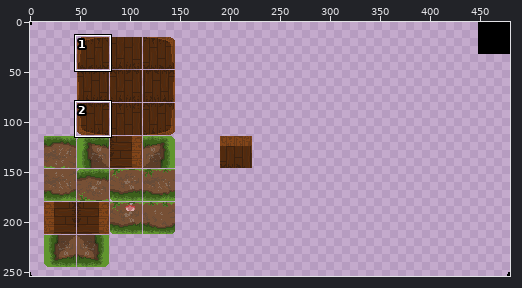
File history of a pixel-art file, Assets/Sprites/tilemap/tilemap2.aseprite. Above: a wide view before the commit, with the close-up outlined.
Close-up. Before the commit:
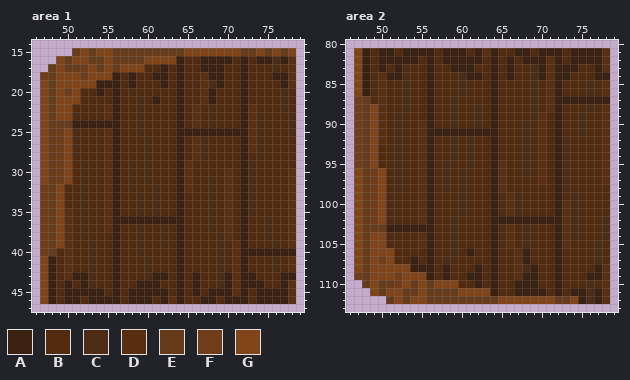
480x254 pixels, 1 frame. Colours within 5 levels of each other are drawn and written as one. Shown: area 1: x 46..79, y 14..47; area 2: x 46..79, y 80..113. The commit also changed other parts of the picture, which this record leaves out.
Palette (. is transparent): A #3a2110  B #522a0e  C #4c2c15  D #592e10  E #673a1a  F #6f3d19  G #824519
Pixels before, area 1, first column x 47:
15 ....EGEGGEEEEEEEEEGGGGGGGEEGEGEG
16 ..GEGGEEGEEEEGGGGABBAAAABABAACAD
17 .EGEEFGEGEGGGBBABABBAAABBABBBCBD
18 FEGGGFGGGABABBAABABBDAABBABBBAAD
19 GEGGGGGAAABABBBABABBDCABBABBBBAD
20 GEGFGBBABABCBBBBBABBDABBBABBBBCB
21 GEGGGBBBBABBCBABBABBDABBBABBBBCB
22 GEGGBBBBDABBCBBBBABDBCBBBADBBBCB
23 GEGGCBBBDABBCBBBBABDBCBBBADCBBBC
24 GEEEAAAAAABBCBBBBABDBCBBBADCBBBC
25 GEFGCBBBDABBCBBBBAAAAAAAAADCBBBC
26 GEFGCBBBDABBBCBBBABDCBBBBADCBBBB
27 GEFGCBBBDABBBCBBBABDCBBBBADCBBBB
28 GEFGCBBBDABBBCBBBABDCBBBBABCBBBB
29 GEFGBCBBDABCBCBBBADBBBBBBACBBBBB
30 GEFGBCBBDABCBCBBBADBBBBDBACBBBBD
31 GEFGBCBBDABCBCBBBADBBCBDBACBBBBD
32 FEGBBCBBDABCBBCBBADBBCBDBACBBBBD
33 FEGBBCBBDABBCBCBBABBBCBDBACBBBBD
34 FEGBBCBBDABBCBCBBABBBCBDBACBBBBD
35 FEGDBCBBDABBCBCBBABBBCBDBACBBBBD
36 FEGDBCBBDAAAAAAAAABBBCBDBABBCBBD
37 FEGDBCBBDABBCBBCBABBBCBDBABBCBBD
38 FEGDBCBBBABBCBBCBABBBBCDBABBCBBD
39 FEGDBBCBBABBCBBCBABBBBCBDABBBCBD
40 FEBDBBCBBABBCBBBBABBBBCBDAAAAAAA
41 GABDBBCBBABBBCBBBABBBBCBDABBBCBD
42 GABDBBCBBABBBCBBBABBBBCBDABBBCBD
43 GABDAACBBABBBCAABABABBCADAABBBAA
44 GABABACBBABBAAABBABABBCADAAABBAD
45 GABAAAAABABAAAAABABABAAADABAAAAD
46 GABAABAAAABAAABADABBAABAAABAAAAD
Pixels before, area 2, first column x 47:
 81 GABAABAAAABAAABADABBAABAAABAAAAD
 82 GABAAAAABABAAAAABABABAAADABAAAAD
 83 GABABACBBABBAAABBABABBCADAAABBAD
 84 GABDAACBBABBBCAABABABBCADAABBBAA
 85 GABDBBCBBABBBCBBBABBBBCBDABBBCBD
 86 GABDBBCBBABBBCBBBABBBBCBDABBBCBD
 87 FEBDBBCBBABBCBBBBABBBBCBDAAAAAAA
 88 FEGDBBCBBABBCBBCBABBBBCBDABBBCBD
 89 FEGDBCBBBABBCBBCBABBBBCDBABBCBBD
 90 FEGDBCBBDABBCBBCBABBBCBDBABBCBBD
 91 FEGDBCBBDAAAAAAAAABBBCBDBABBCBBD
 92 FEGDBCBBDABBCBCBBABBBCBDBACBBBBD
 93 FEGBBCBBDABBCBCBBABBBCBDBACBBBBD
 94 FEGBBCBBDABBCBCBBABBBCBDBACBBBBD
 95 FEGBBCBBDABCBBCBBADBBCBDBACBBBBD
 96 GEFGBCBBDABCBCBBBADBBCBDBACBBBBD
 97 GEFGBCBBDABCBCBBBADBBBBDBACBBBBD
 98 GEFGBCBBDABCBCBBBADBBBBBBACBBBBB
 99 GEFGCBBBDABBBCBBBABDCBBBBABCBBBB
100 GEFGCBBBDABBBCBBBABDCBBBBADCBBBB
101 GEFGCBBBDABBBCBBBABDCBBBBADCBBBB
102 GEFGCBBBDABBCBBBBAAAAAAAAADCBBBC
103 GEEEAAAAAABBCBBBBABDBCBBBADCBBBC
104 GEGGCBBBDABBCBBBBABDBCBBBADCBBBC
105 GEGGBBBBDABBCBBBBABDBCBBBADBBBCB
106 GEGGGBBBBABBCBABBABBDABBBABBBBCB
107 GEGFGBBABABCBBBBBABBDABBBABBBBCB
108 GEGGGGGAAABABBBABABBDCABBABBBBAD
109 FEGGGFGGGABABBAABABBDAABBABBBAAD
110 .EGEEFGEGEGGGBBABABBAAABBABBBCBD
111 ..GEGGEEGEEEEGGGGABBAAAABABAACAD
112 ....EGEGGEEEEEEEEEGGGGGGGEEGACAD
The result:
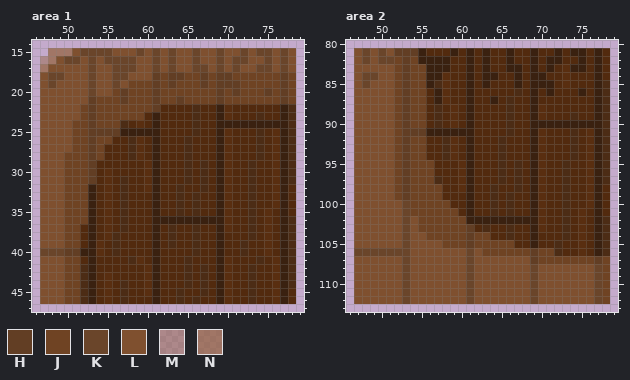
Colours new in this view: H #623e24  J #6f4323  K #6a452a  L #7f502f  M #92613d76  N #92613db5
The edit:
Changed rows in their new state; - is an unchanged pixel.
Area 1:
first column x 47:
15 -NNNLKKKKLLLKLKLKLLKLLKLLKLKKLKL
16 MNLKKLKLKKKKLLKLKLLKLLKLKKLLKLKL
17 NLLLLLKLLKKKLLKLKLLKKLKLKLLKKLKL
18 LKKLLLKLLKKLLLHJHHJJHJHHJJJJJJHJ
19 LKLLLLKLLKLJJJHJHJJJHJHHHJJJJJHJ
20 LLLLLLKLLJHJJJHJJJJJJJHJHJJJHJHJ
21 LLLLLLHJJJHJJJHJJHJJJJHJJJJJJJHJ
22 LLLLLJHJJJJJJJH--B-C-BAD-BB---AC
23 LLLLLJHJJJJJJ-A--B-C-BAD-BB---A-
24 LLLLJJHJJJC-D-A--B-C-BAAA-AAAAA-
25 LLLLJJHHHHAAAAA--BBCBB-DBBB--DA-
26 LLLLJJHJJB-CDBA--BCBB-AD-BB--DAC
27 LLLLJJHJBB-CDBA--BCBB-AD-BB--DAC
28 LLLJJJHJBB-CDBA--BCBB-AD-B---DAC
29 LLLJJJH-BB-B-DA--BC-C-AD-B---DAC
30 LLLJJJH--B-B-DA--BC-C-A--B---DAC
31 LLLJJJH--BCB-DA--BC-CBA--B---DAC
32 LLLJJJA--BCB-DA--CB-CBA--B---DAB
33 LLLJJJA--BC-B-A--C-C-BA--B---DAB
34 LLLJJJA--BC-B-A--C-C-BA--B---DAB
35 LLLJJJA--BC-B-A--C-C-BA--B--D-AB
36 LLLJJJA--BCBBB----AAAAA--BC-D-AC
37 LLLJJBA--BC-B-ABCB-C-BA--BC-D-AC
38 LLLJJBA-DC--B-ABCB-C--AB-BC-D-AC
39 LLLJJ-AD-C--B-ABCB-C--A-BC--DBAC
40 KKKHHAAD-C--B-A--B-C--A-BCBBDB-C
41 LLLJJ-A--B-CDBA--BC---ADBB-C-DAC
42 LLLJJCA--B---DA--BC-C-ADBBC--DAC
43 LLLJJCA-DB---D-B-BCBC-ADBBC--D-C
44 LLLJJCA-DBC-BD---BCBC-ADBBCB-D-C
45 LLLJJC-BDBCBBD-B-C-BCB-DBBCBBD-B
46 LLLJJC-BDBCBBBABBC-CBBADBBCBBD-B
Area 2:
first column x 47:
 81 LKLKLHHH-B-B-BABAB-ABBABB----B-B
 82 LKLKKJHJA-A-BB-BAB---B-BA--B-B-B
 83 LLLLLJHJJ-AABB--AB--A-ABABD-A--B
 84 LKKLLJHJJ-AD-B-BA--BA-A-BBD----B
 85 LKLLLJHJJ-CD-BA-AB--A-AAABD--BAC
 86 LLLLLJHJJBAD-BA--B--C-A-AB--ABAC
 87 LLLLLJHJJBADB-A----C--A-BBBBBB-C
 88 LLLLLJHJJBC-D-AB-B-C--ADBB---BAC
 89 LLLLLJHJJBC-D-AB-B-C--A--B-CB-AC
 90 LLLLLJHJJBC-D-AB-B-C-BAAA-AAAAAC
 91 LLLLLJHHH------BBB-C-BA--B-CBDAC
 92 LLLLLJHJJB-CD-A--BC--BA--BBC-DAC
 93 LLLLLJHJJB-CD-A--BC--BA--BBC-DAC
 94 LLLLLJHJJB-CD-A--BC--BA--BBC-DAC
 95 LLLLLJHJJJ-B-DA--BC-CBA--B---DAC
 96 LLLLLJHJJJ-B-DA--BC-CBA--B---DAC
 97 LLLLLJHJJJCB-DA--BC-C-A--B---DAC
 98 LLLLLJHJJJJB-DA--CB-C-AD-B---DA-
 99 LLLLLJHJJJJ--BA--C-CB-AD-BCB-DA-
100 LLLLLLKJJJJJ-BA--C-CB-AD-BCB-DA-
101 LLLLLLKJJJJJJBA--C-CB-AD-BCBD-A-
102 LLLLLLKLJJJJJJAAA------DBBCBD-A-
103 LLLLLLKLJJJJJJH-CB-C-BAD-BCBD-A-
104 LLLLLLKLLJJJJJHJJB-C-BA--BCBD-A-
105 LLLLLLKLLLLJJJHJJJJJ-BA--CB-D-AC
106 KKKKKKKLLLLLLLKLJJJJJJHJJC--D-AC
107 LLLLLLKLLLLLLLKLLLLLLLHJJJJJJJHJ
108 LLLLLLKLLLLLLLKLLLLLLLKLLLLLLLKJ
109 LLLLLLKLLLLLLLKLLLLLLLKLLLLLLLKJ
110 LLLLLLKLLLLLLLKLLLLLLLKLLLLLLLKJ
111 LLLLLLKLLLLLLLKLLLLLLLKLLLLLLLKJ
112 LLLLLLKLLLLLLLKLLLLLLLKLLLLLLLKJ
Where, in picture pixels (left, top, right, bottom), the same in both close-ups:
changed: (40, 48, 296, 304)
changed: (354, 48, 610, 304)
